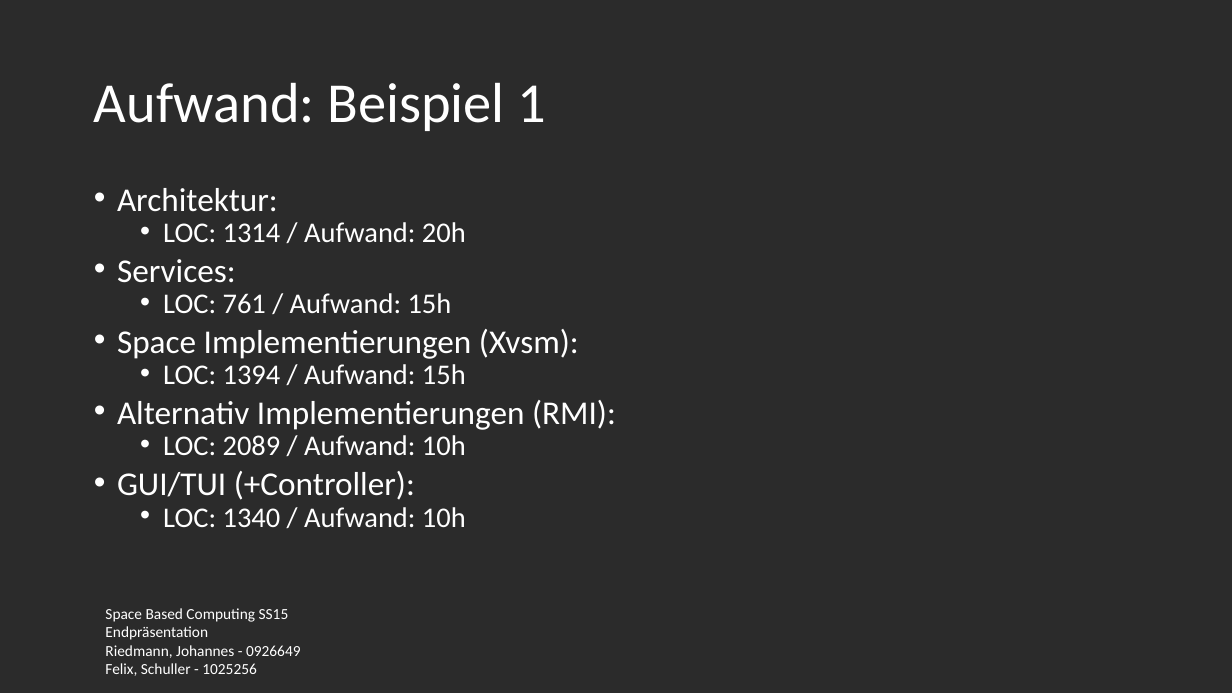
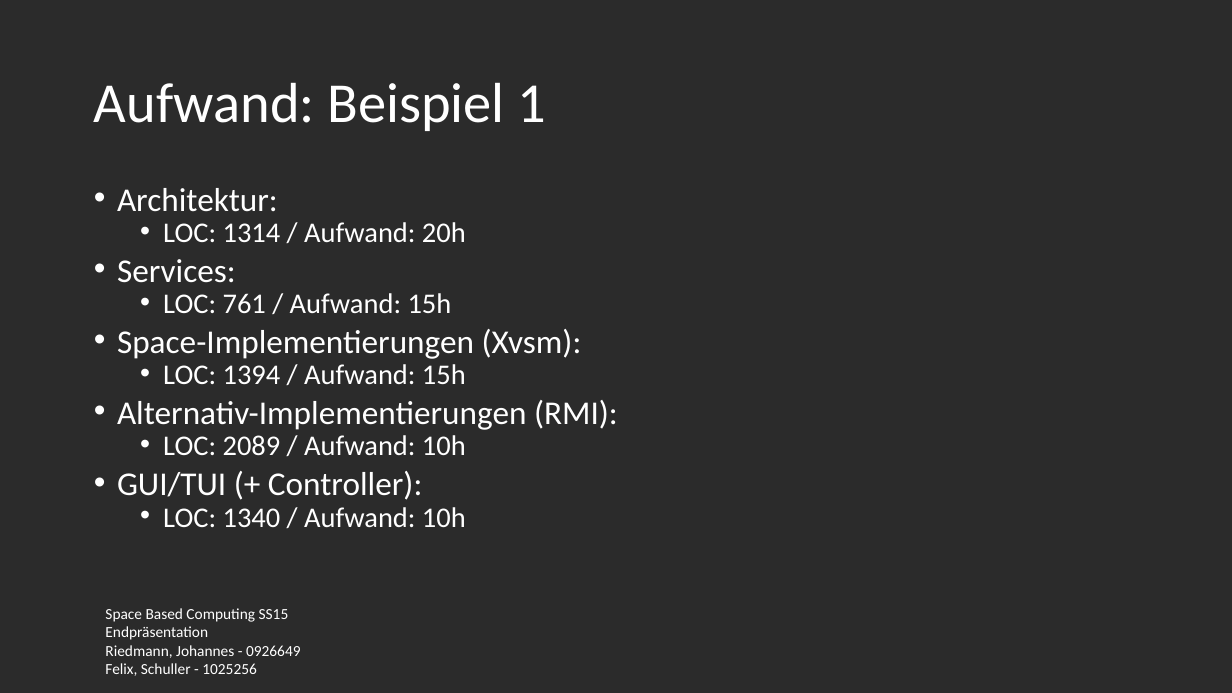
Before and after one commit to fexman/SpaceBasedSS15GsiLuetNit, a slide deck: slide 8 of presentation/presentation.pptx. Drawn at 1232x693 pixels with LibreOffice and Linux fonts; fonts in the diff are those of the drawing; background and template pictures are left out; a plain dark background stands for a picture behind light text. Boxes give left, top, right and bottom in pixels: in the first picture for what was removed or moved away, otherwise in the second. Text is boxed around its words. In the diff, an @@ line names an element or a change of style, - is before the commit and + after.

```diff
--- a/presentation/presentation.pptx
+++ b/presentation/presentation.pptx
@@ text at (117,329,582,359): text changed @@
-• Space Implementierungen (Xvsm):
+• Space-Implementierungen (Xvsm):
@@ text at (117,400,618,430): text changed @@
-• Alternativ Implementierungen (RMI):
+• Alternativ-Implementierungen (RMI):
@@ text at (117,471,422,500): spaces changed @@
-• GUI/TUI (+Controller):
+• GUI/TUI (+ Controller):
```
Also in this commit, not shown: 7 other slides changed.
